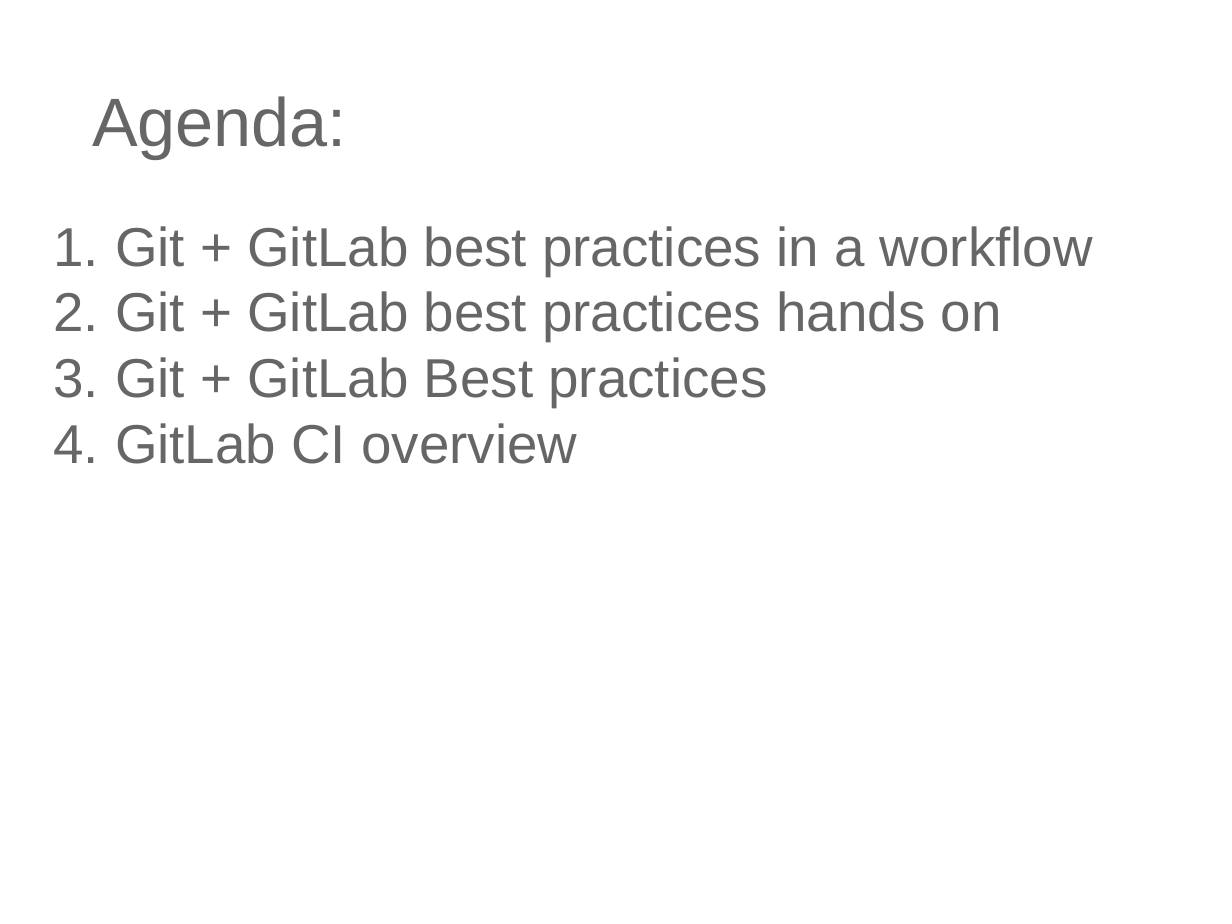
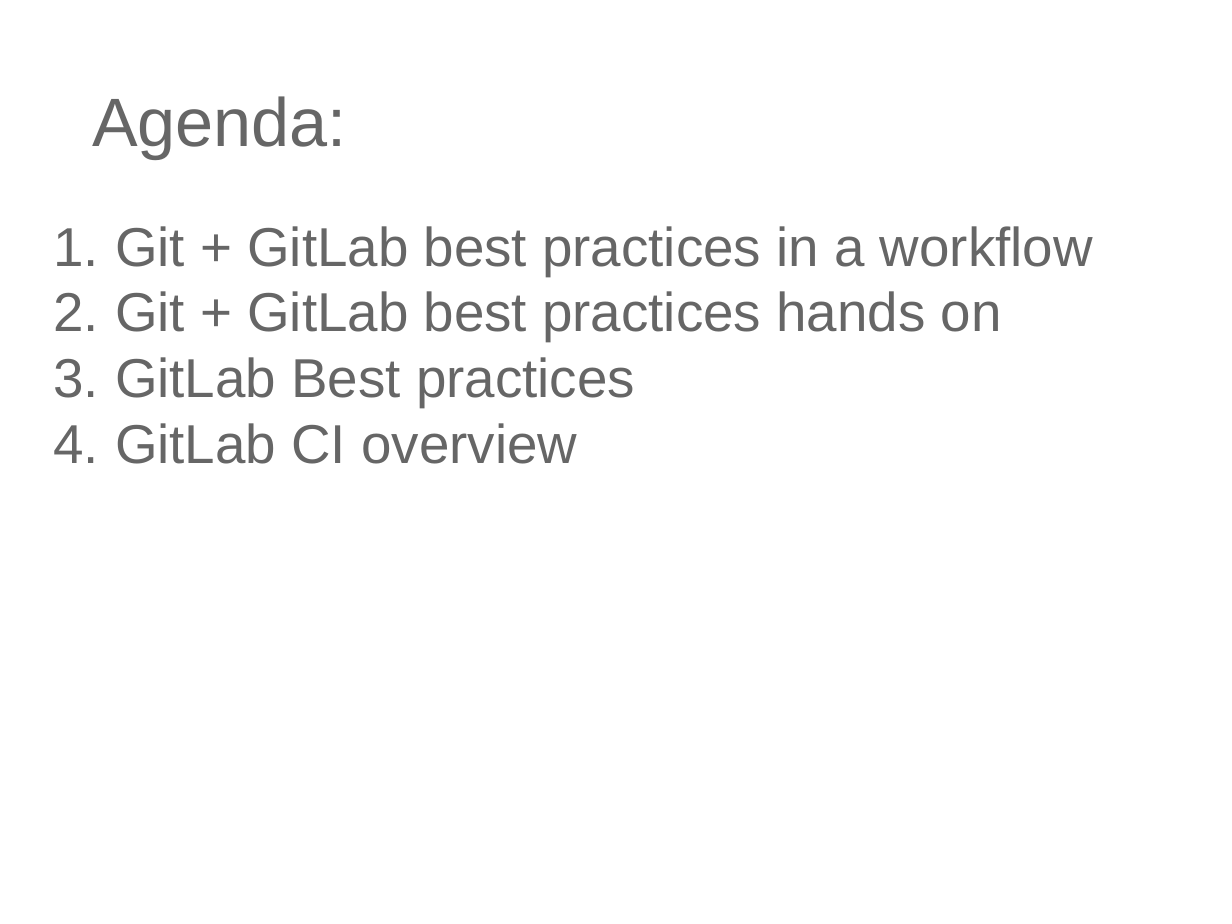
Before and after one commit to ilyaro/mysite, a slide deck: slide 6 of WorkStuff/Courses/Git/Git_Gitlab_Best_Practices/Git_Gitlab_BestPractices.pptx. Drawn at 1232x924 pixels with LibreOffice and Linux fonts; fonts in the diff are those of the drawing. Boxes give left, top, right and bottom in pixels: in the first picture for what was removed or moved away, otherwise in the second. Text is boxed around its words. In the diff, an @@ line names an element or a change of style, - is before the commit and + after.

Commit message:
Adding Gitlab Best practices

```diff
--- a/WorkStuff/Courses/Git/Git_Gitlab_Best_Practices/Git_Gitlab_BestPractices.pptx
+++ b/WorkStuff/Courses/Git/Git_Gitlab_Best_Practices/Git_Gitlab_BestPractices.pptx
@@ text at [115, 357, 635, 407]: text changed @@
-3. Git + GitLab Best practices
+3. GitLab Best practices
```
Also in this commit, not shown: 5 other slides changed, 3 slides added.
